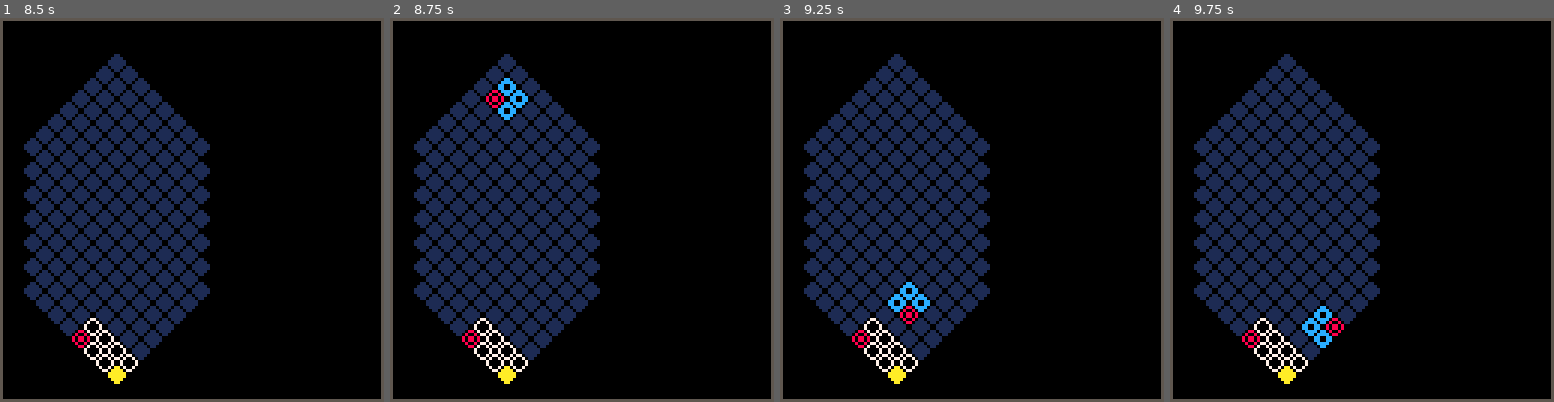
Above: before the commit, frames 1-4 (left to right).
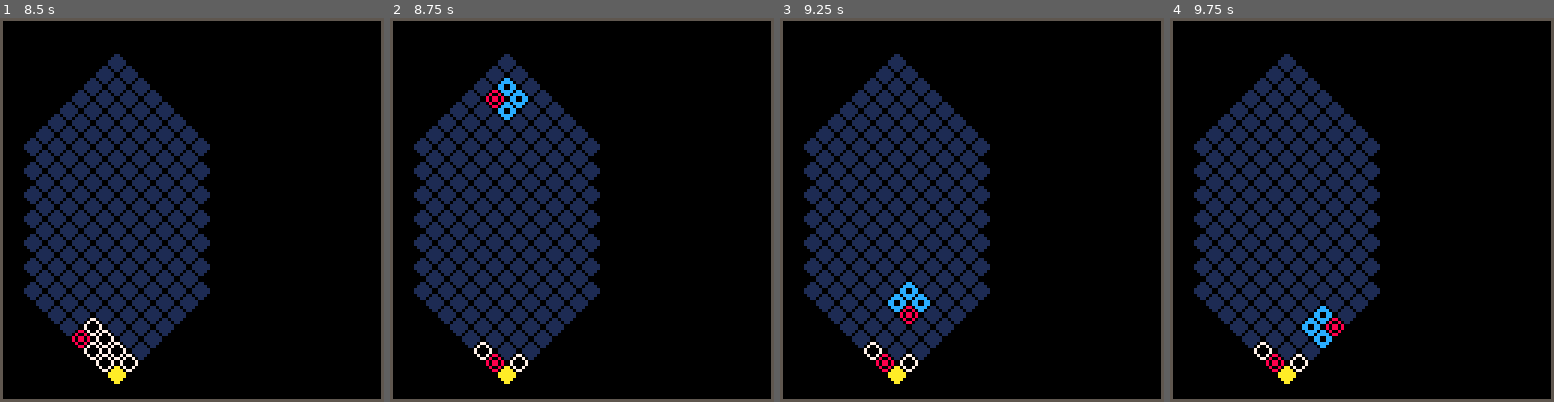
Above: after the commit, the same moments.

Repository: andrewedstrom/picolumia
Game: PICO-8 cartridge picolumia.p8
The game is run twice, just before and just after one commit, with the same random seed, the same clock (stepped at 60 frames per second) and the same inputs.
Inputs:
- Up to frame 1 (8.5 s): tap X (X key) at 0.33, 1.07, 1.85, 2.97, 4.08, 5.2, 6.32, 7.43 s; tap O (Z key) at 0.7, 1.7, 2.1, 2.5, 2.9, 3.3, 3.7, 4.1, 4.5, 4.9, 5.3, 5.7, 6.1, 6.5, 6.9, 7.3, 7.7, 8.1 s; hold Right 1.6-2.1 s; hold Right 2.47-3.03 s; hold Left 3.08-3.58 s; hold Down 3.63-3.97 s; hold Right 4.02-4.68 s; hold Left 5.08-5.68 s; hold Down 5.73-6.03 s; hold Right 6.08-6.58 s; hold Right 6.63-7.13 s; hold Right 7.5-8.07 s; hold Left from 8.12 s (still down)
- Up to frame 2 (8.75 s): tap O (Z key) at 8.5 s; tap X (X key) at 8.55 s; release Left at 8.62 s; hold Down from 8.67 s (still down)
- Up to frame 3 (9.25 s): tap O (Z key) at 8.9 s; release Down at 9 s; hold Right from 9.05 s (still down)
- Up to frame 4 (9.75 s): tap O (Z key) at 9.3, 9.7 s; tap X (X key) at 9.67 s; release Right at 9.72 s

Frame 1 is identical in both runs. In frame 2, 0.7% of the frame differs, in the area x 18-33%, y 78-93%; in frame 3, 0.7%; in frame 4, 0.7%.

Commit message:
Make squares clearablegit add -p

Diff:
--- a/picolumia.p8
+++ b/picolumia.p8
@@ -56,9 +56,37 @@
     end
 end
 
+function _draw()
+    cls()
+    rect(0,0,127,127,5)
+
+    draw_board()
+end
+
+-- The board is organized with 1,1 as the bottom left corner
+-- every other row is drawn shifted right by a half position
+-- the diamond shape is made by setting the out-of-bounds spaces to "wall"
+
+function draw_board()
+    for y = 1, board_height do
+        for x = 1, board_width do
+            local x_loc=x*piece_width
+            if is_odd(y) then
+                x_loc += piece_width/2
+            end
+            local y_loc=bottom-y*piece_height
+            if board[y][x] != wall then
+                sspr(board[y][x],0,sprite_size,sprite_size,x_loc,y_loc)
+            end
+        end
+    end
+end
+
 function tick()
     move_down()
 end
+
+-- Moving blocks
 
 function rotate_clockwise()
     local p0 = player:player0()
@@ -155,6 +183,10 @@
 function block_can_fall_left(old_y,old_x)
     local next_x = x_for_next_row(old_y, old_x)
     local next_y = old_y-1
+    if next_y < 1 or next_x < 1 then
+        return false
+    end
+
     return board[next_y][next_x] == empty
 end
 
@@ -190,6 +222,9 @@
 function block_can_fall_right(old_y,old_x)
     local next_x = x_for_next_row(old_y, old_x)+1
     local next_y = old_y-1
+    if next_y < 1 or next_x > board_width then
+        return false
+    end
     return board[next_y][next_x] == empty
 end
 
@@ -198,33 +233,59 @@
     board[old_y][old_x] = empty
 end
 
-
-function _draw()
-    cls()
-    rect(0,0,127,127,5)
-
-    draw_board()
-end
-
-function draw_board()
+function hit_bottom()
+    local current_piece
+    local cleared_things=true -- todo this is a lie at this moment
+    while cleared_things do
+        cleared_things=false
+
+        for_all_tiles(function(y,x)
+            local current_piece = board[y][x]
+            if current_piece != empty then
+                local one_row_up_x = x_for_next_row(y, x)
+                if current_piece == board[y+1][one_row_up_x] and current_piece == board[y+1][one_row_up_x+1] and current_piece == board[y+2][x] then
+                    -- we've got ourselves a square! delete it
+                    cleared_things=true
+                    board[y][x] = empty
+                    board[y+1][one_row_up_x] = empty
+                    board[y+1][one_row_up_x+1] = empty
+                    board[y+2][x] = empty
+                end
+            end
+        end)
+
+        if cleared_things then
+            -- make pieces fall
+            local falling=true
+            while falling do
+                falling=false
+                -- todo make this happen over multiple frames
+                for_all_tiles(function(y,x)
+                    if board[y][x] != empty then
+                        if block_can_fall_left(y,x) then
+                            move_piece(y, x, y-1, x_for_next_row(y,x))
+                            falling=true
+                        elseif block_can_fall_right(y,x) then
+                            move_piece(y, x, y-1, x_for_next_row(y,x)+1)
+                            falling=true
+                        end
+                    end
+                end)
+            end
+        end
+    end
+
+    new_quad()
+end
+
+function for_all_tiles(callback)
     for y = 1, board_height do
         for x = 1, board_width do
-            local x_loc=x*piece_width
-            if y % 2 != 0 then
-                x_loc += piece_width/2
-            end
-            local y_loc=bottom-y*piece_height
             if board[y][x] != wall then
-                sspr(board[y][x],0,sprite_size,sprite_size,x_loc,y_loc)
-            end
-        end
-    end
-end
-
-function hit_bottom()
-
-
-    new_quad()
+                callback(y, x)
+            end
+        end
+    end
 end
 
 -- create things
@@ -273,6 +334,7 @@
 
     board[player.y][player.x] = random_piece()
 
+    -- Don't allow all 4 pieces to be the same color
     while board[player.y][player.x] == board[p1.y][p1.x] and board[p1.y][p1.x] == board[p2.y][p2.x] and board[p2.y][p2.x] == board[p3.y][p3.x] do
         board[player.y][player.x] = random_piece()
     end
@@ -331,7 +393,6 @@
     return false
 end
 
--- utils
 function is_odd(num)
     return num % 2 != 0
 end
